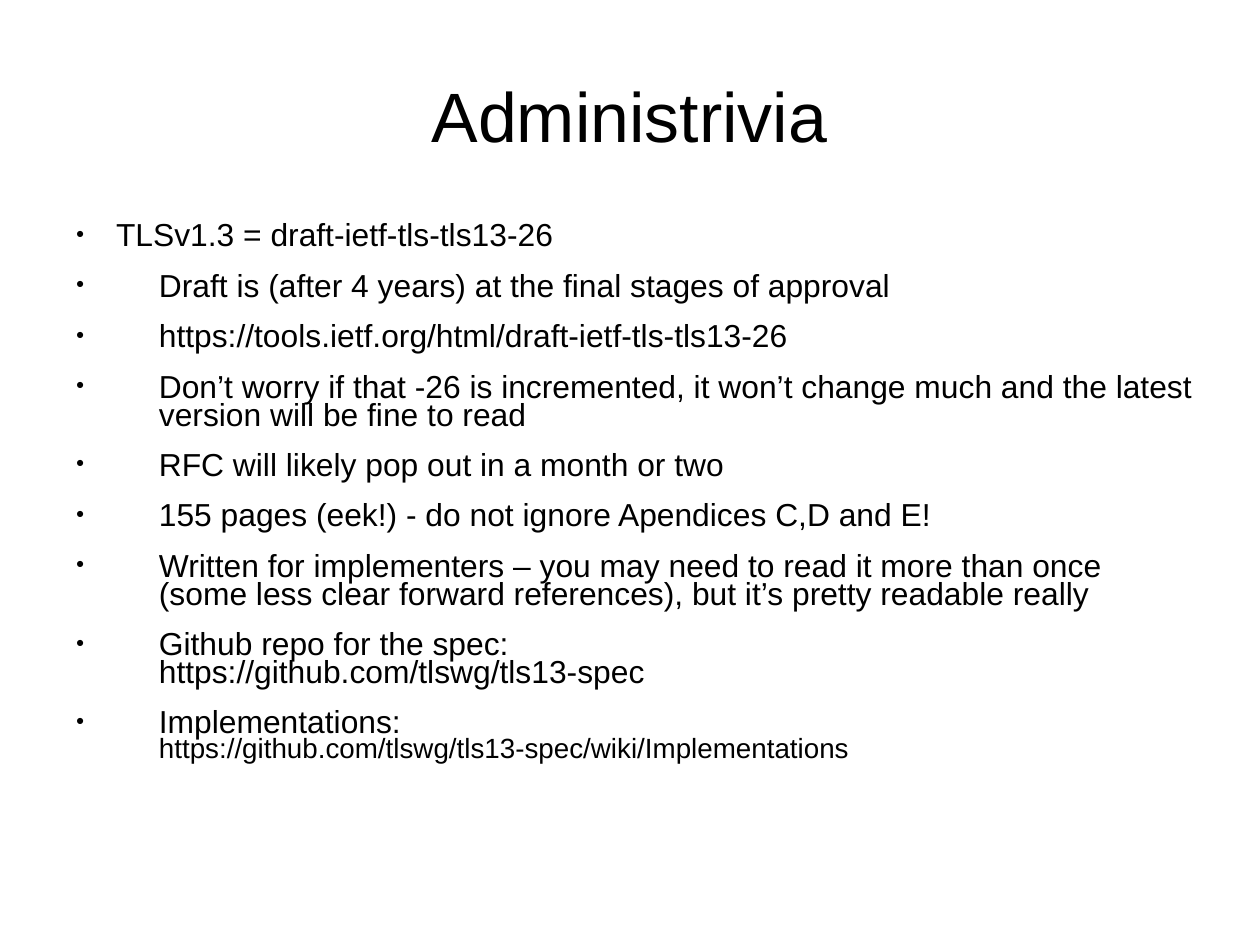
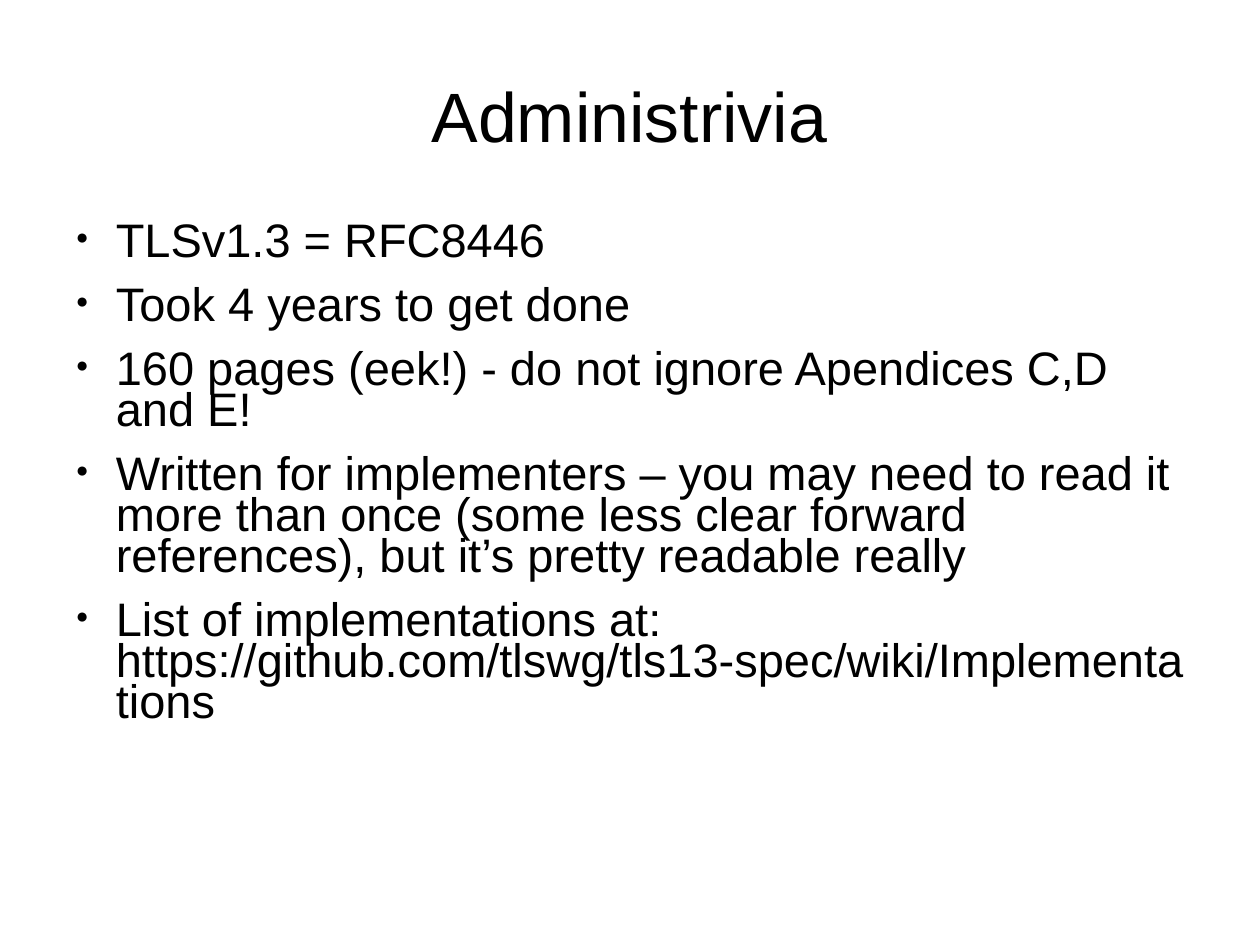
Before and after one commit to sftcd/cs7053, a slide deck: slide 3 of 2016lectures/07-tls13.ppt. Drawn at 1260x945 pixels with LibreOffice and Linux fonts; fonts in the diff are those of the drawing. Boxes give left, top, right and bottom in pixels: in the first picture for what was removed or moved away, otherwise in the second. Text is boxed around its words. In the diff, an @@ line names an element or a change of style, - is before the commit and + after.

```diff
--- a/2016lectures/07-tls13.ppt
+++ b/2016lectures/07-tls13.ppt
@@ text at [116,224,1108,427]: text changed; size 20 to 29.6 pt @@
-● TLSv1.3 = draft-ietf-tls-tls13-26
-● Draft is (after 4 years) at the final stages of approval
-● https://tools.ietf.org/html/draft-ietf-tls-tls13-26
-● Don’t worry if that -26 is incremented, it won’t change much and the latest version will be fine to read
-● RFC will likely pop out in a month or two
-● 155 pages (eek!) - do not ignore Apendices C,D and E!
+● TLSv1.3 = RFC8446
+● Took 4 years to get done
+● 160 pages (eek!) - do not ignore Apendices C,D and E!
@@ text at [116,456,1169,581]: size 20 to 29.6 pt in "Written for implementers – you may need ..."; indent changed @@
@@ text at [116,602,1183,686]: text changed; size 20 to 29.6 pt @@
-● Github repo for the spec:
-  https://github.com/tlswg/tls13-spec
-● Implementations:
-  https://github.com/tlswg/tls13-spec/wiki/Implementations
+● List of implementations at:
+  https://github.com/tlswg/tls13-spec/wiki/Implementations
```
Also in this commit, not shown: 6 other slides changed, 2 other files.
